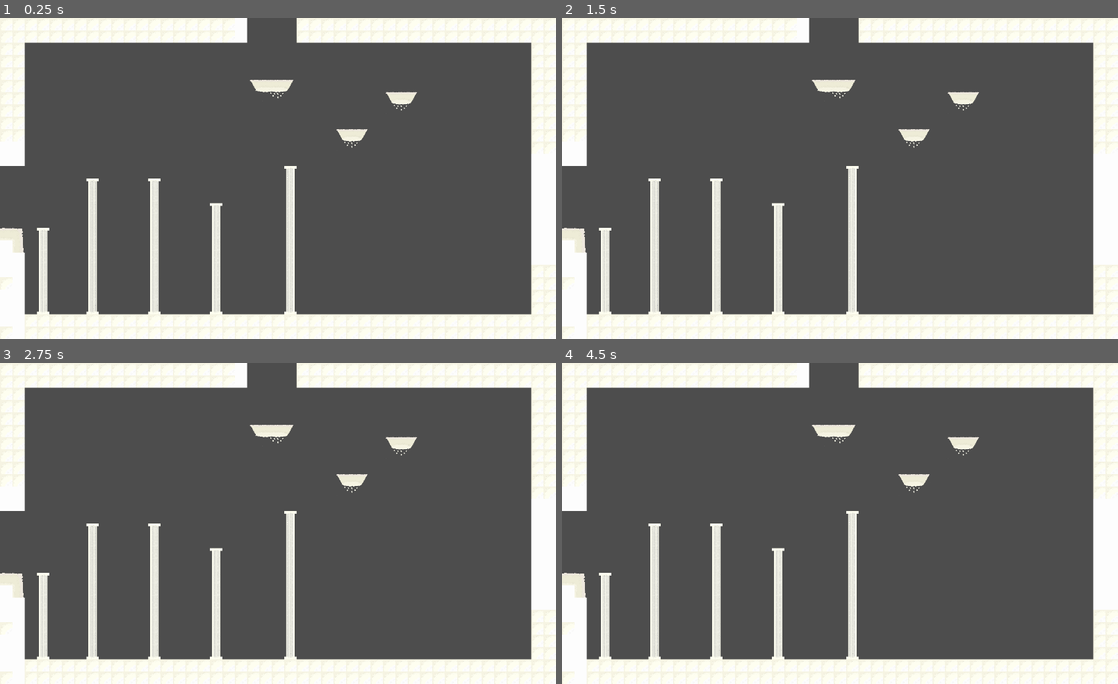
Above: before the commit, frames 1-4 (two rows, left to right).
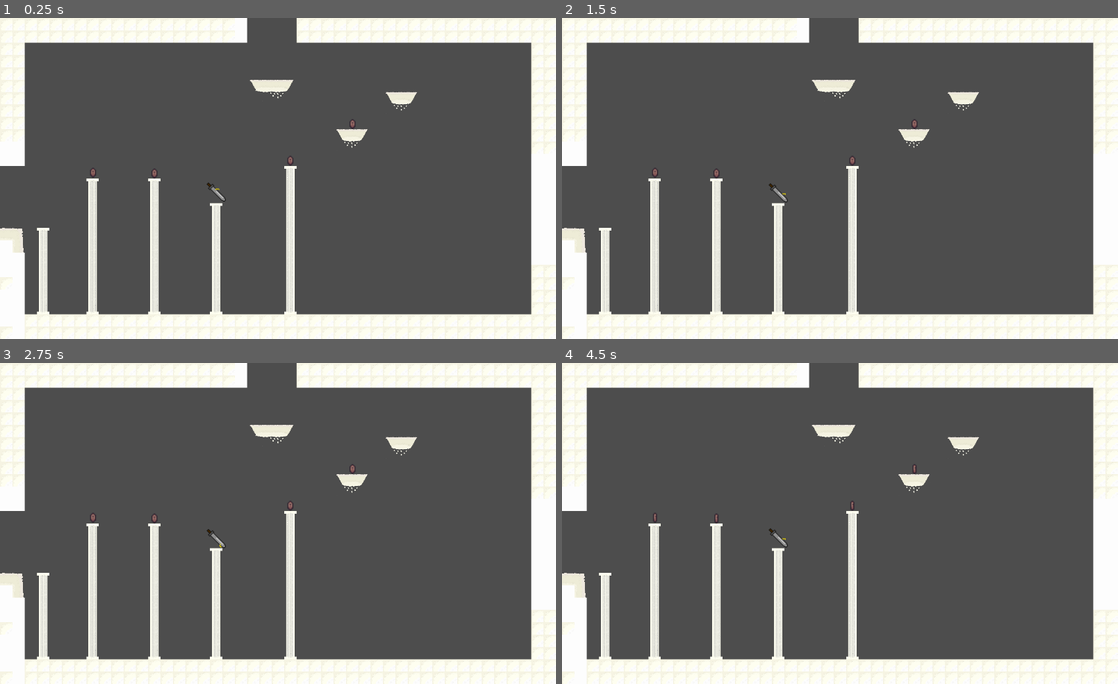
Above: after the commit, the same moments.

Repository: GCpeeper/HuntTheWampus
Game: Godot game, scene res://Scenes/2door/CornerA.tscn
Same seed, same stepped clock (60 frames per second), same inputs: the game is played once before the commit and once after it. This scene is started directly instead of the project's main scene.
Inputs:
- Up to frame 1 (0.25 s): no input
- Up to frame 2 (1.5 s): tap Enter at 0.5 s; hold Right (right) from 0.53 s (still down); tap Space (jump) at 0.77, 1.25 s
- Up to frame 3 (2.75 s): tap Space (jump) at 1.52 s; tap Enter at 2 s; release Right (right) at 2.03 s; hold Left (left) from 2.03 s (still down)
- Up to frame 4 (4.5 s): tap Space (jump) at 2.75, 3.02, 3.77, 4.25 s; release Left (left) at 2.78 s; hold Right (right) 2.78-4.28 s; tap Enter at 3.5 s; hold Left (left) from 4.28 s (still down)

The runs differ from the first frame. In frame 1, 0.1% of the frame differs, in the area x 16-64%, y 31-58%; in frame 2, 0.1%; in frame 3, 0.1%; in frame 4, 0.1%.

Commit message:
added coins and swords to the rooms idk

Diff:
--- a/wampus-game/Scenes/2door/CornerA.tscn
+++ b/wampus-game/Scenes/2door/CornerA.tscn
@@ -1,9 +1,11 @@
-[gd_scene load_steps=9 format=4 uid="uid://dusct5qunr5y6"]
+[gd_scene load_steps=11 format=4 uid="uid://dusct5qunr5y6"]
 
 [ext_resource type="Texture2D" uid="uid://g78fd3e5acvj" path="res://Assests/Terrain/MarbleTileset.png" id="1_2jxxu"]
 [ext_resource type="Script" uid="uid://mflvxrgdgxov" path="res://Scripts/room.gd" id="1_05wdu"]
 [ext_resource type="Texture2D" uid="uid://bkvosnt3w6uyd" path="res://Assests/Terrain/MarbleTilesetFinished.png" id="2_miamp"]
 [ext_resource type="Texture2D" uid="uid://7orsg281nhyk" path="res://Assests/Terrain/MarbleTilesetFlat.png" id="3_05wdu"]
+[ext_resource type="PackedScene" uid="uid://byn1dr43hxpyj" path="res://Scenes/sword.tscn" id="5_05wdu"]
+[ext_resource type="PackedScene" uid="uid://dyvbl3wahdfou" path="res://Scenes/coin.tscn" id="6_uf856"]
 
 [sub_resource type="TileSetAtlasSource" id="TileSetAtlasSource_miamp"]
 texture = ExtResource("1_2jxxu")
@@ -213,3 +215,18 @@
 [node name="TileMapLayer3" type="TileMapLayer" parent="."]
 tile_map_data = PackedByteArray("AAAAABIAAQAHAAMAAAAAABMAAQAHAAMAAAAAABQAAQAHAAMAAAABABIAAQAFAAQAAAABABMAAQAHAAMAAAABAB …(5040 unchanged characters)…
 tile_set = SubResource("TileSet_xsy3m")
+
+[node name="Sword" parent="." instance=ExtResource("5_05wdu")]
+position = Vector2(560, 453)
+
+[node name="Coin" parent="." instance=ExtResource("6_uf856")]
+position = Vector2(913, 275)
+
+[node name="Coin2" parent="." instance=ExtResource("6_uf856")]
+position = Vector2(752, 370)
+
+[node name="Coin3" parent="." instance=ExtResource("6_uf856")]
+position = Vector2(241, 401)
+
+[node name="Coin4" parent="." instance=ExtResource("6_uf856")]
+position = Vector2(400, 403)
--- a/wampus-game/Scenes/2door/CornerB.tscn
+++ b/wampus-game/Scenes/2door/CornerB.tscn
@@ -1,9 +1,11 @@
-[gd_scene load_steps=9 format=4 uid="uid://ck6ayushutqx8"]
+[gd_scene load_steps=11 format=4 uid="uid://ck6ayushutqx8"]
 
 [ext_resource type="Texture2D" uid="uid://g78fd3e5acvj" path="res://Assests/Terrain/MarbleTileset.png" id="1_2k78h"]
 [ext_resource type="Script" uid="uid://mflvxrgdgxov" path="res://Scripts/room.gd" id="1_eqp4f"]
 [ext_resource type="Texture2D" uid="uid://bkvosnt3w6uyd" path="res://Assests/Terrain/MarbleTilesetFinished.png" id="2_3numg"]
 [ext_resource type="Texture2D" uid="uid://7orsg281nhyk" path="res://Assests/Terrain/MarbleTilesetFlat.png" id="3_eqp4f"]
+[ext_resource type="PackedScene" uid="uid://byn1dr43hxpyj" path="res://Scenes/sword.tscn" id="5_eqp4f"]
+[ext_resource type="PackedScene" uid="uid://dyvbl3wahdfou" path="res://Scenes/coin.tscn" id="6_53mko"]
 
 [sub_resource type="TileSetAtlasSource" id="TileSetAtlasSource_eqp4f"]
 texture = ExtResource("1_2k78h")
@@ -213,3 +215,21 @@
 [node name="TileMapLayer3" type="TileMapLayer" parent="."]
 tile_map_data = PackedByteArray("AAAAABIAAQAHAAMAAAAAABMAAQAHAAMAAAAAABQAAQAHAAMAAAABABIAAQAHAAMAAAABABMAAQAHAAMAAAABAB …(5200 unchanged characters)…
 tile_set = SubResource("TileSet_umfmm")
+
+[node name="Sword" parent="." instance=ExtResource("5_eqp4f")]
+position = Vector2(528, 484)
+
+[node name="Coin" parent="." instance=ExtResource("6_53mko")]
+position = Vector2(849, 175)
+
+[node name="Coin2" parent="." instance=ExtResource("6_53mko")]
+position = Vector2(1170, 306)
+
+[node name="Coin3" parent="." instance=ExtResource("6_53mko")]
+position = Vector2(1006, 428)
+
+[node name="Coin4" parent="." instance=ExtResource("6_53mko")]
+position = Vector2(1327, 495)
+
+[node name="Coin5" parent="." instance=ExtResource("6_53mko")]
+position = Vector2(718, 498)
--- a/wampus-game/Scenes/2door/CornerC.tscn
+++ b/wampus-game/Scenes/2door/CornerC.tscn
@@ -1,9 +1,11 @@
-[gd_scene load_steps=9 format=4 uid="uid://bvq88xerv8uyt"]
+[gd_scene load_steps=11 format=4 uid="uid://bvq88xerv8uyt"]
 
 [ext_resource type="Texture2D" uid="uid://g78fd3e5acvj" path="res://Assests/Terrain/MarbleTileset.png" id="1_1l2j2"]
 [ext_resource type="Script" uid="uid://mflvxrgdgxov" path="res://Scripts/room.gd" id="1_wgsig"]
 [ext_resource type="Texture2D" uid="uid://bkvosnt3w6uyd" path="res://Assests/Terrain/MarbleTilesetFinished.png" id="2_er6qp"]
 [ext_resource type="Texture2D" uid="uid://7orsg281nhyk" path="res://Assests/Terrain/MarbleTilesetFlat.png" id="3_wgsig"]
+[ext_resource type="PackedScene" uid="uid://byn1dr43hxpyj" path="res://Scenes/sword.tscn" id="5_wgsig"]
+[ext_resource type="PackedScene" uid="uid://dyvbl3wahdfou" path="res://Scenes/coin.tscn" id="6_4vjlp"]
 
 [sub_resource type="TileSetAtlasSource" id="TileSetAtlasSource_wgsig"]
 texture = ExtResource("1_1l2j2")
@@ -220,3 +222,21 @@
 [node name="TileMapLayer3" type="TileMapLayer" parent="."]
 tile_map_data = PackedByteArray("AAAAABIAAQAHAAMAAAAAABMAAQAHAAMAAAAAABQAAQAHAAMAAAABABIAAQAFAAQAAAABABMAAQAFAAUAAAABAB …(5504 unchanged characters)…
 tile_set = SubResource("TileSet_apcvp")
+
+[node name="Sword" parent="." instance=ExtResource("5_wgsig")]
+position = Vector2(989, 420)
+
+[node name="Coin" parent="." instance=ExtResource("6_4vjlp")]
+position = Vector2(1348, 258)
+
+[node name="Coin2" parent="." instance=ExtResource("6_4vjlp")]
+position = Vector2(1229, 369)
+
+[node name="Coin3" parent="." instance=ExtResource("6_4vjlp")]
+position = Vector2(938, 210)
+
+[node name="Coin4" parent="." instance=ExtResource("6_4vjlp")]
+position = Vector2(661, 496)
+
+[node name="Coin5" parent="." instance=ExtResource("6_4vjlp")]
+position = Vector2(368, 368)
--- a/wampus-game/Scenes/2door/CornerD.tscn
+++ b/wampus-game/Scenes/2door/CornerD.tscn
@@ -1,9 +1,11 @@
-[gd_scene load_steps=13 format=4 uid="uid://bji5w6apshvad"]
+[gd_scene load_steps=15 format=4 uid="uid://bji5w6apshvad"]
 
 [ext_resource type="Texture2D" uid="uid://g78fd3e5acvj" path="res://Assests/Terrain/MarbleTileset.png" id="1_5drj0"]
 [ext_resource type="Script" uid="uid://mflvxrgdgxov" path="res://Scripts/room.gd" id="1_vgmwj"]
 [ext_resource type="Texture2D" uid="uid://bkvosnt3w6uyd" path="res://Assests/Terrain/MarbleTilesetFinished.png" id="2_4q8ow"]
 [ext_resource type="Texture2D" uid="uid://7orsg281nhyk" path="res://Assests/Terrain/MarbleTilesetFlat.png" id="3_vgmwj"]
+[ext_resource type="PackedScene" uid="uid://byn1dr43hxpyj" path="res://Scenes/sword.tscn" id="5_vgmwj"]
+[ext_resource type="PackedScene" uid="uid://dyvbl3wahdfou" path="res://Scenes/coin.tscn" id="6_mx6y1"]
 
 [sub_resource type="TileSetAtlasSource" id="TileSetAtlasSource_mx6y1"]
 texture = ExtResource("1_5drj0")
@@ -421,3 +423,18 @@
 [node name="TileMapLayer3" type="TileMapLayer" parent="."]
 tile_map_data = PackedByteArray("AAAAABIAAQAHAAMAAAAAABMAAQAHAAMAAAAAABQAAQAHAAMAAAABABIAAQAHAAMAAAABABMAAQAHAAMAAAABAB …(5392 unchanged characters)…
 tile_set = SubResource("TileSet_y3nnx")
+
+[node name="Sword" parent="." instance=ExtResource("5_vgmwj")]
+position = Vector2(379, 421)
+
+[node name="Coin" parent="." instance=ExtResource("6_mx6y1")]
+position = Vector2(721, 212)
+
+[node name="Coin2" parent="." instance=ExtResource("6_mx6y1")]
+position = Vector2(942, 209)
+
+[node name="Coin3" parent="." instance=ExtResource("6_mx6y1")]
+position = Vector2(908, 687)
+
+[node name="Coin4" parent="." instance=ExtResource("6_mx6y1")]
+position = Vector2(1073, 585)
--- a/wampus-game/Scenes/2door/HallwayA.tscn
+++ b/wampus-game/Scenes/2door/HallwayA.tscn
@@ -1,9 +1,11 @@
-[gd_scene load_steps=13 format=4 uid="uid://bhev3cgoh5mqo"]
+[gd_scene load_steps=15 format=4 uid="uid://bhev3cgoh5mqo"]
 
 [ext_resource type="Script" uid="uid://mflvxrgdgxov" path="res://Scripts/room.gd" id="1_ayc6a"]
 [ext_resource type="Texture2D" uid="uid://g78fd3e5acvj" path="res://Assests/Terrain/MarbleTileset.png" id="1_lgxrx"]
 [ext_resource type="Texture2D" uid="uid://bkvosnt3w6uyd" path="res://Assests/Terrain/MarbleTilesetFinished.png" id="2_ruji7"]
 [ext_resource type="Texture2D" uid="uid://7orsg281nhyk" path="res://Assests/Terrain/MarbleTilesetFlat.png" id="3_ayc6a"]
+[ext_resource type="PackedScene" uid="uid://byn1dr43hxpyj" path="res://Scenes/sword.tscn" id="5_ayc6a"]
+[ext_resource type="PackedScene" uid="uid://dyvbl3wahdfou" path="res://Scenes/coin.tscn" id="6_tyvoq"]
 
 [sub_resource type="TileSetAtlasSource" id="TileSetAtlasSource_eadq6"]
 texture = ExtResource("1_lgxrx")
@@ -421,3 +423,18 @@
 [node name="TileMapLayer2" type="TileMapLayer" parent="."]
 tile_map_data = PackedByteArray("AAAAABEAAQAHAAMAAAABABEAAQAEAAQAAAAAABIAAQAHAAMAAAAAABMAAQAHAAMAAAAAABQAAQAHAAMAAAABAB …(6896 unchanged characters)…
 tile_set = SubResource("TileSet_l4182")
+
+[node name="Sword" parent="." instance=ExtResource("5_ayc6a")]
+position = Vector2(1349, 741)
+
+[node name="Coin" parent="." instance=ExtResource("6_tyvoq")]
+position = Vector2(910, 430)
+
+[node name="Coin2" parent="." instance=ExtResource("6_tyvoq")]
+position = Vector2(1037, 359)
+
+[node name="Coin3" parent="." instance=ExtResource("6_tyvoq")]
+position = Vector2(1169, 398)
+
+[node name="Coin4" parent="." instance=ExtResource("6_tyvoq")]
+position = Vector2(654, 559)
--- a/wampus-game/Scenes/2door/HallwayB.tscn
+++ b/wampus-game/Scenes/2door/HallwayB.tscn
@@ -1,9 +1,10 @@
-[gd_scene load_steps=13 format=4 uid="uid://clpedsnn2mta0"]
+[gd_scene load_steps=14 format=4 uid="uid://clpedsnn2mta0"]
 
 [ext_resource type="Script" uid="uid://mflvxrgdgxov" path="res://Scripts/room.gd" id="1_n0iem"]
 [ext_resource type="Texture2D" uid="uid://g78fd3e5acvj" path="res://Assests/Terrain/MarbleTileset.png" id="1_tg4lh"]
 [ext_resource type="Texture2D" uid="uid://bkvosnt3w6uyd" path="res://Assests/Terrain/MarbleTilesetFinished.png" id="2_g8f21"]
 [ext_resource type="Texture2D" uid="uid://7orsg281nhyk" path="res://Assests/Terrain/MarbleTilesetFlat.png" id="3_n0iem"]
+[ext_resource type="PackedScene" uid="uid://byn1dr43hxpyj" path="res://Scenes/sword.tscn" id="5_n0iem"]
 
 [sub_resource type="TileSetAtlasSource" id="TileSetAtlasSource_83dj8"]
 texture = ExtResource("1_tg4lh")
@@ -421,3 +422,6 @@
 [node name="TileMapLayer3" type="TileMapLayer" parent="."]
 tile_map_data = PackedByteArray("AAAAAA8AAQAHAAMAAAAAABAAAQAHAAMAAAAAABEAAQAHAAMAAAABAA8AAQAHAAMAAAABABAAAQAHAAMAAAABAB …(4656 unchanged characters)…
 tile_set = SubResource("TileSet_33wwe")
+
+[node name="Sword" parent="." instance=ExtResource("5_n0iem")]
+position = Vector2(937, 288)
--- a/wampus-game/Scenes/3door/SideA.tscn
+++ b/wampus-game/Scenes/3door/SideA.tscn
@@ -1,9 +1,11 @@
-[gd_scene load_steps=13 format=4 uid="uid://cjyphyjfbuers"]
+[gd_scene load_steps=15 format=4 uid="uid://cjyphyjfbuers"]
 
 [ext_resource type="Script" uid="uid://mflvxrgdgxov" path="res://Scripts/room.gd" id="1_30xhd"]
 [ext_resource type="Texture2D" uid="uid://g78fd3e5acvj" path="res://Assests/Terrain/MarbleTileset.png" id="1_v6kr6"]
 [ext_resource type="Texture2D" uid="uid://bkvosnt3w6uyd" path="res://Assests/Terrain/MarbleTilesetFinished.png" id="2_qgdme"]
 [ext_resource type="Texture2D" uid="uid://7orsg281nhyk" path="res://Assests/Terrain/MarbleTilesetFlat.png" id="3_30xhd"]
+[ext_resource type="PackedScene" uid="uid://byn1dr43hxpyj" path="res://Scenes/sword.tscn" id="5_30xhd"]
+[ext_resource type="PackedScene" uid="uid://dyvbl3wahdfou" path="res://Scenes/coin.tscn" id="6_4tvju"]
 
 [sub_resource type="TileSetAtlasSource" id="TileSetAtlasSource_4tvju"]
 texture = ExtResource("1_v6kr6")
@@ -421,3 +423,18 @@
 [node name="TileMapLayer3" type="TileMapLayer" parent="."]
 tile_map_data = PackedByteArray("AAAAABIAAQAHAAMAAAAAABMAAQAHAAMAAAAAABQAAQAHAAMAAAABABIAAQAFAAQAAAABABMAAQAFAAUAAAABAB …(4912 unchanged characters)…
 tile_set = SubResource("TileSet_1h50t")
+
+[node name="Sword" parent="." instance=ExtResource("5_30xhd")]
+position = Vector2(590, 613)
+
+[node name="Coin" parent="." instance=ExtResource("6_4tvju")]
+position = Vector2(1237, 329)
+
+[node name="Coin2" parent="." instance=ExtResource("6_4tvju")]
+position = Vector2(1104, 421)
+
+[node name="Coin3" parent="." instance=ExtResource("6_4tvju")]
+position = Vector2(403, 558)
+
+[node name="Coin4" parent="." instance=ExtResource("6_4tvju")]
+position = Vector2(90, 155)
--- a/wampus-game/Scenes/3door/SideB.tscn
+++ b/wampus-game/Scenes/3door/SideB.tscn
@@ -1,9 +1,11 @@
-[gd_scene load_steps=13 format=4 uid="uid://chumr1n8schr1"]
+[gd_scene load_steps=15 format=4 uid="uid://chumr1n8schr1"]
 
 [ext_resource type="Script" uid="uid://mflvxrgdgxov" path="res://Scripts/room.gd" id="1_qifr4"]
 [ext_resource type="Texture2D" uid="uid://g78fd3e5acvj" path="res://Assests/Terrain/MarbleTileset.png" id="1_qlfiu"]
 [ext_resource type="Texture2D" uid="uid://bkvosnt3w6uyd" path="res://Assests/Terrain/MarbleTilesetFinished.png" id="2_sjb06"]
 [ext_resource type="Texture2D" uid="uid://7orsg281nhyk" path="res://Assests/Terrain/MarbleTilesetFlat.png" id="3_qifr4"]
+[ext_resource type="PackedScene" uid="uid://byn1dr43hxpyj" path="res://Scenes/sword.tscn" id="5_qifr4"]
+[ext_resource type="PackedScene" uid="uid://dyvbl3wahdfou" path="res://Scenes/coin.tscn" id="6_2ocw4"]
 
 [sub_resource type="TileSetAtlasSource" id="TileSetAtlasSource_2ocw4"]
 texture = ExtResource("1_qlfiu")
@@ -421,3 +423,21 @@
 [node name="TileMapLayer3" type="TileMapLayer" parent="."]
 tile_map_data = PackedByteArray("AAAAABIAAQAHAAMAAAAAABMAAQAHAAMAAAAAABQAAQAHAAMAAAABABIAAQAHAAMAAAABABMAAQAHAAMAAAABAB …(5344 unchanged characters)…
 tile_set = SubResource("TileSet_n1eh2")
+
+[node name="Sword" parent="." instance=ExtResource("5_qifr4")]
+position = Vector2(562, 647)
+
+[node name="Coin" parent="." instance=ExtResource("6_2ocw4")]
+position = Vector2(218, 137)
+
+[node name="Coin2" parent="." instance=ExtResource("6_2ocw4")]
+position = Vector2(1030, 460)
+
+[node name="Coin3" parent="." instance=ExtResource("6_2ocw4")]
+position = Vector2(1138, 675)
+
+[node name="Coin4" parent="." instance=ExtResource("6_2ocw4")]
+position = Vector2(849, 584)
+
+[node name="Coin5" parent="." instance=ExtResource("6_2ocw4")]
+position = Vector2(1291, 396)
--- a/wampus-game/Scenes/3door/SideC.tscn
+++ b/wampus-game/Scenes/3door/SideC.tscn
@@ -1,9 +1,11 @@
-[gd_scene load_steps=13 format=4 uid="uid://bonepfii1338o"]
+[gd_scene load_steps=15 format=4 uid="uid://bonepfii1338o"]
 
 [ext_resource type="Texture2D" uid="uid://g78fd3e5acvj" path="res://Assests/Terrain/MarbleTileset.png" id="1_i3n3r"]
 [ext_resource type="Script" uid="uid://mflvxrgdgxov" path="res://Scripts/room.gd" id="1_tws2i"]
 [ext_resource type="Texture2D" uid="uid://bkvosnt3w6uyd" path="res://Assests/Terrain/MarbleTilesetFinished.png" id="2_tt8xd"]
 [ext_resource type="Texture2D" uid="uid://7orsg281nhyk" path="res://Assests/Terrain/MarbleTilesetFlat.png" id="3_tws2i"]
+[ext_resource type="PackedScene" uid="uid://byn1dr43hxpyj" path="res://Scenes/sword.tscn" id="5_tws2i"]
+[ext_resource type="PackedScene" uid="uid://dyvbl3wahdfou" path="res://Scenes/coin.tscn" id="6_27kr4"]
 
 [sub_resource type="TileSetAtlasSource" id="TileSetAtlasSource_27kr4"]
 texture = ExtResource("1_i3n3r")
@@ -421,3 +423,12 @@
 [node name="TileMapLayer3" type="TileMapLayer" parent="."]
 tile_map_data = PackedByteArray("AAAAABIAAQAHAAMAAAAAABMAAQAHAAMAAAAAABQAAQAHAAMAAAABABIAAQAHAAMAAAABABMAAQAHAAMAAAABAB …(4336 unchanged characters)…
 tile_set = SubResource("TileSet_q7e7h")
+
+[node name="Sword" parent="." instance=ExtResource("5_tws2i")]
+position = Vector2(1042, 583)
+
+[node name="Coin" parent="." instance=ExtResource("6_27kr4")]
+position = Vector2(563, 649)
+
+[node name="Coin2" parent="." instance=ExtResource("6_27kr4")]
+position = Vector2(786, 650)
--- a/wampus-game/Scenes/3door/SideD.tscn
+++ b/wampus-game/Scenes/3door/SideD.tscn
@@ -1,9 +1,11 @@
-[gd_scene load_steps=13 format=4 uid="uid://ch5xmngpq446"]
+[gd_scene load_steps=15 format=4 uid="uid://ch5xmngpq446"]
 
 [ext_resource type="Texture2D" uid="uid://g78fd3e5acvj" path="res://Assests/Terrain/MarbleTileset.png" id="1_7mxqn"]
 [ext_resource type="Script" uid="uid://mflvxrgdgxov" path="res://Scripts/room.gd" id="1_jyj53"]
 [ext_resource type="Texture2D" uid="uid://bkvosnt3w6uyd" path="res://Assests/Terrain/MarbleTilesetFinished.png" id="2_qguoj"]
 [ext_resource type="Texture2D" uid="uid://7orsg281nhyk" path="res://Assests/Terrain/MarbleTilesetFlat.png" id="3_jyj53"]
+[ext_resource type="PackedScene" uid="uid://byn1dr43hxpyj" path="res://Scenes/sword.tscn" id="5_jyj53"]
+[ext_resource type="PackedScene" uid="uid://dyvbl3wahdfou" path="res://Scenes/coin.tscn" id="6_2kbpg"]
 
 [sub_resource type="TileSetAtlasSource" id="TileSetAtlasSource_2kbpg"]
 texture = ExtResource("1_7mxqn")
@@ -421,3 +423,15 @@
 [node name="TileMapLayer3" type="TileMapLayer" parent="."]
 tile_map_data = PackedByteArray("AAAAABIAAQAHAAMAAAAAABMAAQAHAAMAAAAAABQAAQAHAAMAAAABABIAAQAFAAQAAAABABMAAQAJAAMAAAABAB …(4656 unchanged characters)…
 tile_set = SubResource("TileSet_indkx")
+
+[node name="Sword" parent="." instance=ExtResource("5_jyj53")]
+position = Vector2(816, 358)
+
+[node name="Coin" parent="." instance=ExtResource("6_2kbpg")]
+position = Vector2(596, 434)
+
+[node name="Coin2" parent="." instance=ExtResource("6_2kbpg")]
+position = Vector2(1075, 369)
+
+[node name="Coin3" parent="." instance=ExtResource("6_2kbpg")]
+position = Vector2(403, 529)
--- a/wampus-game/Scenes/deadend/DeadA.tscn
+++ b/wampus-game/Scenes/deadend/DeadA.tscn
@@ -1,9 +1,10 @@
-[gd_scene load_steps=13 format=4 uid="uid://cx7pnacg2kuuv"]
+[gd_scene load_steps=14 format=4 uid="uid://cx7pnacg2kuuv"]
 
 [ext_resource type="Script" uid="uid://mflvxrgdgxov" path="res://Scripts/room.gd" id="1_jw5br"]
 [ext_resource type="Texture2D" uid="uid://g78fd3e5acvj" path="res://Assests/Terrain/MarbleTileset.png" id="1_pt1q2"]
 [ext_resource type="Texture2D" uid="uid://bkvosnt3w6uyd" path="res://Assests/Terrain/MarbleTilesetFinished.png" id="2_k7juw"]
 [ext_resource type="Texture2D" uid="uid://7orsg281nhyk" path="res://Assests/Terrain/MarbleTilesetFlat.png" id="3_jw5br"]
+[ext_resource type="PackedScene" uid="uid://byn1dr43hxpyj" path="res://Scenes/sword.tscn" id="5_jw5br"]
 
 [sub_resource type="TileSetAtlasSource" id="TileSetAtlasSource_muf8n"]
 texture = ExtResource("1_pt1q2")
@@ -421,3 +422,6 @@
 [node name="TileMapLayer3" type="TileMapLayer" parent="."]
 tile_map_data = PackedByteArray("AAAAABIAAQAHAAMAAAAAABMAAQAHAAMAAAAAABQAAQAHAAMAAAABABIAAQAFAAQAAAABABMAAQAFAAUAAAABAB …(4272 unchanged characters)…
 tile_set = SubResource("TileSet_oaicn")
+
+[node name="Sword" parent="." instance=ExtResource("5_jw5br")]
+position = Vector2(350, 507)
--- a/wampus-game/Scenes/deadend/DeadB.tscn
+++ b/wampus-game/Scenes/deadend/DeadB.tscn
@@ -1,9 +1,10 @@
-[gd_scene load_steps=13 format=4 uid="uid://frypor8tgpum"]
+[gd_scene load_steps=14 format=4 uid="uid://frypor8tgpum"]
 
 [ext_resource type="Script" uid="uid://mflvxrgdgxov" path="res://Scripts/room.gd" id="1_d1t77"]
 [ext_resource type="Texture2D" uid="uid://g78fd3e5acvj" path="res://Assests/Terrain/MarbleTileset.png" id="1_yw2ra"]
 [ext_resource type="Texture2D" uid="uid://bkvosnt3w6uyd" path="res://Assests/Terrain/MarbleTilesetFinished.png" id="2_xaacl"]
 [ext_resource type="Texture2D" uid="uid://7orsg281nhyk" path="res://Assests/Terrain/MarbleTilesetFlat.png" id="3_d1t77"]
+[ext_resource type="PackedScene" uid="uid://byn1dr43hxpyj" path="res://Scenes/sword.tscn" id="5_d1t77"]
 
 [sub_resource type="TileSetAtlasSource" id="TileSetAtlasSource_u3tby"]
 texture = ExtResource("1_yw2ra")
@@ -421,3 +422,6 @@
 [node name="TileMapLayer3" type="TileMapLayer" parent="."]
 tile_map_data = PackedByteArray("AAAAAA8AAQAHAAMAAAAAABAAAQAHAAMAAAAAABEAAQAHAAMAAAABAA8AAQAHAAMAAAABABAAAQAHAAMAAAABAB …(4272 unchanged characters)…
 tile_set = SubResource("TileSet_u3tby")
+
+[node name="Sword" parent="." instance=ExtResource("5_d1t77")]
+position = Vector2(1084, 501)
--- a/wampus-game/Scenes/deadend/DeadC.tscn
+++ b/wampus-game/Scenes/deadend/DeadC.tscn
@@ -1,9 +1,10 @@
-[gd_scene load_steps=13 format=4 uid="uid://b3sxtocfj1pxe"]
+[gd_scene load_steps=14 format=4 uid="uid://b3sxtocfj1pxe"]
 
 [ext_resource type="Script" uid="uid://mflvxrgdgxov" path="res://Scripts/room.gd" id="1_1ftlw"]
 [ext_resource type="Texture2D" uid="uid://g78fd3e5acvj" path="res://Assests/Terrain/MarbleTileset.png" id="1_dqa37"]
 [ext_resource type="Texture2D" uid="uid://bkvosnt3w6uyd" path="res://Assests/Terrain/MarbleTilesetFinished.png" id="2_mcguo"]
 [ext_resource type="Texture2D" uid="uid://7orsg281nhyk" path="res://Assests/Terrain/MarbleTilesetFlat.png" id="3_1ftlw"]
+[ext_resource type="PackedScene" uid="uid://byn1dr43hxpyj" path="res://Scenes/sword.tscn" id="5_1ftlw"]
 
 [sub_resource type="TileSetAtlasSource" id="TileSetAtlasSource_wc2dx"]
 texture = ExtResource("1_dqa37")
@@ -421,3 +422,6 @@
 [node name="TileMapLayer3" type="TileMapLayer" parent="."]
 tile_map_data = PackedByteArray("AAAAAA8AAQAHAAMAAAAAABAAAQAHAAMAAAAAABEAAQAHAAMAAAABAA8AAQAHAAMAAAABABAAAQAHAAMAAAABAB …(4256 unchanged characters)…
 tile_set = SubResource("TileSet_iw0tf")
+
+[node name="Sword" parent="." instance=ExtResource("5_1ftlw")]
+position = Vector2(706, 90)
--- a/wampus-game/Scenes/deadend/DeadD.tscn
+++ b/wampus-game/Scenes/deadend/DeadD.tscn
@@ -1,9 +1,10 @@
-[gd_scene load_steps=13 format=4 uid="uid://17gn8vc1pd2i"]
+[gd_scene load_steps=14 format=4 uid="uid://17gn8vc1pd2i"]
 
 [ext_resource type="Texture2D" uid="uid://g78fd3e5acvj" path="res://Assests/Terrain/MarbleTileset.png" id="1_f7tcr"]
 [ext_resource type="Script" uid="uid://mflvxrgdgxov" path="res://Scripts/room.gd" id="1_xnsfs"]
 [ext_resource type="Texture2D" uid="uid://bkvosnt3w6uyd" path="res://Assests/Terrain/MarbleTilesetFinished.png" id="2_5lcdx"]
 [ext_resource type="Texture2D" uid="uid://7orsg281nhyk" path="res://Assests/Terrain/MarbleTilesetFlat.png" id="3_xnsfs"]
+[ext_resource type="PackedScene" uid="uid://byn1dr43hxpyj" path="res://Scenes/sword.tscn" id="5_xnsfs"]
 
 [sub_resource type="TileSetAtlasSource" id="TileSetAtlasSource_rq6tv"]
 texture = ExtResource("1_f7tcr")
@@ -421,3 +422,6 @@
 [node name="TileMapLayer3" type="TileMapLayer" parent="."]
 tile_map_data = PackedByteArray("AAAAAA8AAQAHAAMAAAAAABAAAQAHAAMAAAAAABEAAQAHAAMAAAABAA8AAQAHAAMAAAABABAAAQAHAAMAAAABAB …(4208 unchanged characters)…
 tile_set = SubResource("TileSet_rd33h")
+
+[node name="Sword" parent="." instance=ExtResource("5_xnsfs")]
+position = Vector2(676, 543)
